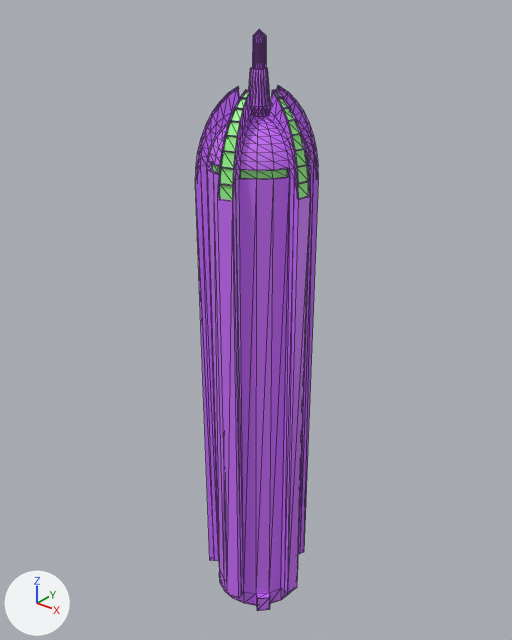
The FBX model Assets/Art/Models/Futuristic_City/Meshes/Building.9.fbx as it was, and as the next commit left it.
Before and after are seen from a 50 mm lens placed at (114.1, -143.9, 187.1), pointed at (-2.8, 2.3, 96.5). The axes (+X, +Y, +Z) are drawn at lower left. The lights are the same throughout. Mesh edges are drawn as thin lines. Where no turn or scale is listed for an object, it has been applied to the vertices. Vertices at the same position are counted once.

Objects in the first picture: 'Building_9'.
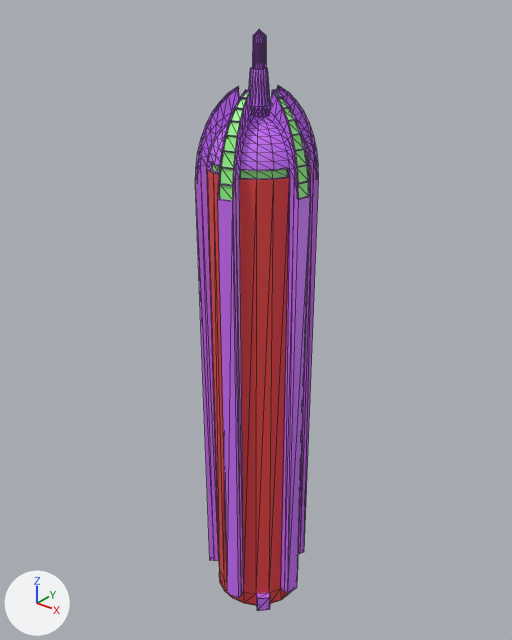
Commit message: add windows to buildings

Location of each change, (x1, y1, x2, y2) in pixels of the pictures (512 x 640 px):
part 1 of me_mesh, recoloured (purple to red)
    both: (219, 569, 290, 605)
part 2 of me_mesh, recoloured (purple to red)
    both: (208, 180, 311, 594)
part 3 of me_mesh, recoloured (purple to red)
    both: (207, 168, 311, 591)

Edits to the bpy script that builds the scene:
```text
Add mat_window:
    mat_window = principled_material('Window')
    mat_window.base_color = (0.8, 0.056, 0.056)  # red #e74343
    mat_window.roughness = 0.434
Change me_mesh:
    where me_mesh.from_pydata(...)  # 774 vertices, 1544 faces; spans x -16.0..17.0, y -17.0..16.0, z 0.0..176.0
    used by ob_building_9; location = (0.0, 0.0, 0.0)
    me_mesh part 1: 38 of the faces centred in x -13.0..13.0, y -13.0..13.0, z 2.0..4.0 switch from mat_material__3 (purple #cd6fff) to mat_window (red #e74343)
    me_mesh part 2: 15 of the faces centred in x -13.0..13.0, y -13.0..13.0, z 51.0 switch from mat_material__3 (purple #cd6fff) to mat_window (red #e74343)
    me_mesh part 3: 15 of the faces centred in x -13.0..13.0, y -13.0..13.0, z 97.0 switch from mat_material__3 (purple #cd6fff) to mat_window (red #e74343)
```
